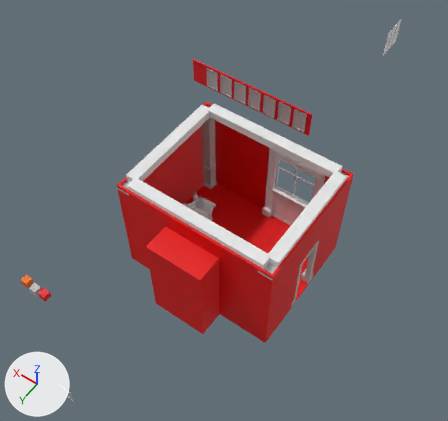
One commit to the Blender file room.blend: the scene before it, then after it.
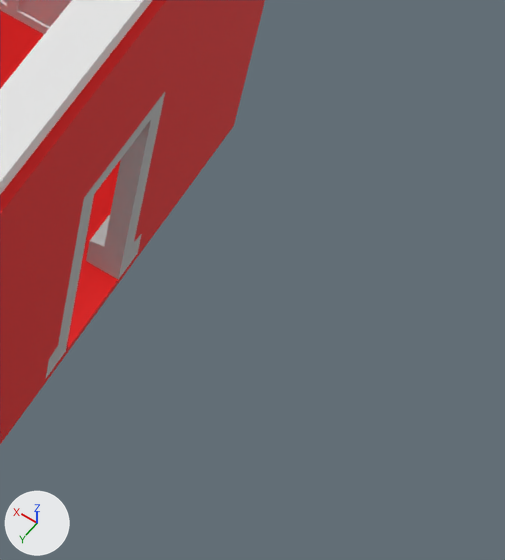
The first picture shows the older version from a 50 mm lens placed at (-41.1, 66.9, 130.7), pointed at (17.1, -14.6, 2.6). The close-ups show both versions on the part from 63% to 89% of the width and 52% to 83% of the height of that picture; other places that the commit changed are outside them. Arrows for +X, +Y and +Z are at lower left; the lights stay in place.

The first close-up shows 'Around_door', 'Room wall and floor', 'RotateColone2', 'Window'.
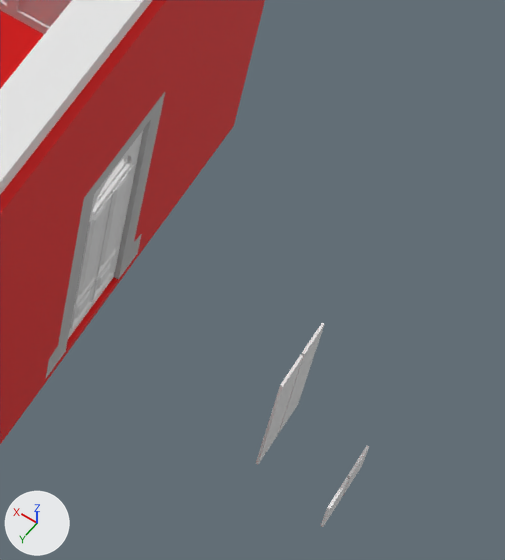
Boxes (x1, y1, x2, y2) around the edits, measured in the close-ups (505 x 560 px):
'Куб', added
    after: (68, 129, 144, 339)
'Куб.003', added
    after: (256, 323, 325, 465)
'Куб.001', moved (not visible before)
    after: (321, 446, 369, 527)

Diff of the bpy script that builds the scene:
```diff
--- a/room.blend.py
+++ b/room.blend.py
@@ me_куб_045 @@
+me_куб_045.from_pydata(...)  # 20 vertices, 18 faces; spans x -1.0..1.0, y -1.0..-0.86, z -1.0..6.89
@@ me_куб_044 @@
+me_куб_044.from_pydata(...)  # 274 vertices, 250 faces; spans x -1.14..-0.41, y 1.98..7.26, z 9.17..23.99
@@ ob_куб_001 @@
 ob_куб_001 = bpy.data.objects.new('Куб.001', me_куб_037)
-ob_куб_001.location = (12.77, -103.0, 18.31)
+ob_куб_001.location = (-30.61, 0.28, 12.48)
 ob_куб_001.rotation_euler = (1.571, 0.0, 0.0)  # degrees (90, 0, 0)
@@ ob_куб_003 @@
+ob_куб_003 = bpy.data.objects.new('Куб.003', me_куб_045)
+ob_куб_003.location = (-26.55, 0.02, 14.13)
+ob_куб_003.rotation_euler = (0.0, 0.0, 1.571)  # degrees (0, 0, 90)
+_m = ob_куб_003.modifiers.new('Массив', 'ARRAY')
+_m.relative_offset_displace = (1.07, 0.0, 0.0)
@@ ob_куб @@
+ob_куб = bpy.data.objects.new('Куб', me_куб_044)
+ob_куб.location = (-12.82, -5.33, 1.65)
```
